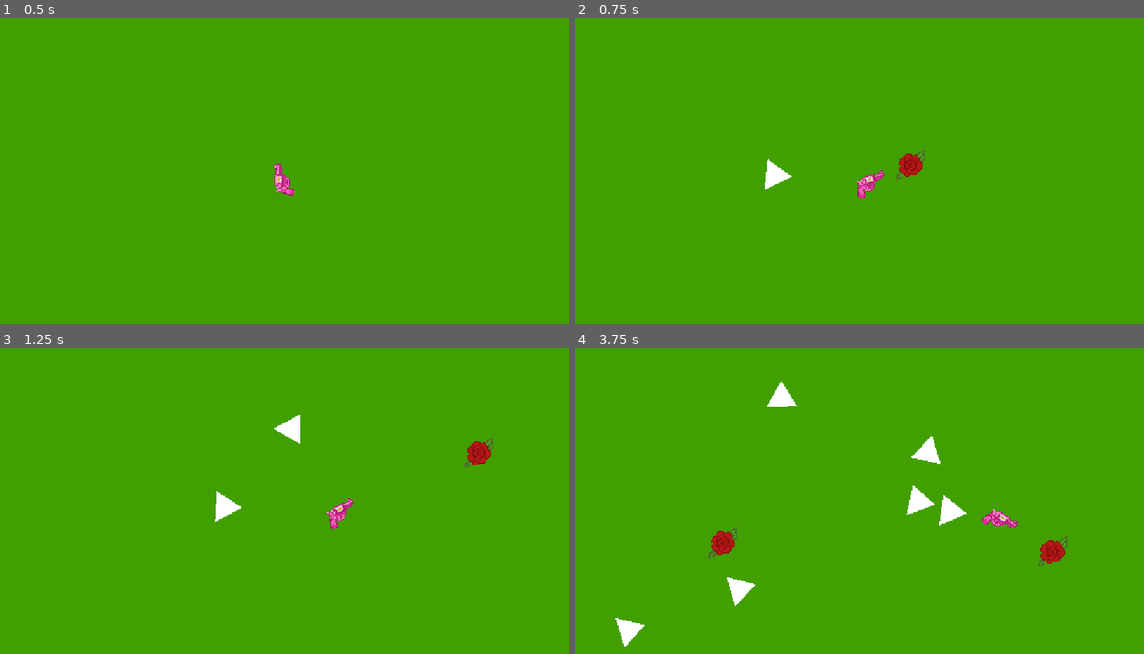
Above: before the commit, frames 1-4 (two rows, left to right).
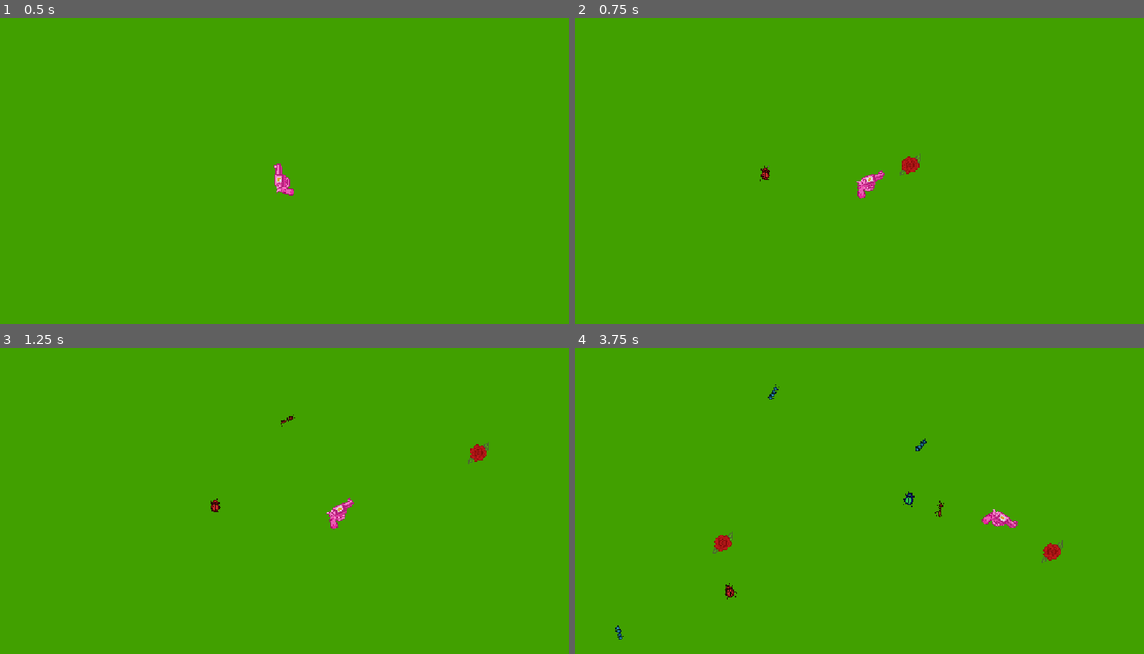
Above: after the commit, the same moments.

Repository: kazziecore/flower-shooter-game
Game: Godot game, scene res://scenes/game.tscn
The game is run twice, just before and just after one commit, with the same random seed, the same clock (stepped at 60 frames per second) and the same inputs.
Inputs (mouse positions are in pixels of both pictures, inside the frame that each line leads up to):
- Up to frame 1 (0.5 s): no input
- Up to frame 2 (0.75 s): tap Enter at 0.5 s; move the mouse to (984, 146) at 0.52 s; hold D (right) from 0.53 s (still down); click (984, 146) at 0.6 s
- Up to frame 3 (1.25 s): keep holding D (right)
- Up to frame 4 (3.75 s): move the mouse to (740, 510) at 1.27 s; release D (right) at 1.28 s; hold S (down) 1.28-2.03 s; click (740, 510) at 1.35 s; move the mouse to (916, 421) at 2.02 s; hold D (right) 2.03-2.78 s; click (916, 421) at 2.1 s; move the mouse to (831, 556) at 2.77 s; hold W (up) 2.78-3.53 s; click (831, 556) at 2.85 s; move the mouse to (1030, 540) at 3.52 s; hold A (left) from 3.53 s (still down); click (1030, 540) at 3.6 s

Frame 1 is identical in both runs. In frame 2, 0.5% of the frame differs, in the area x 32-62%, y 42-56%; in frame 3, 0.7%; in frame 4, 2.0%, in the area x 7-87%, y 11-98%.

Commit message:
randomised enemy sprites

Diff:
--- a/flower-shooter-game/scenes/bullet.tscn
+++ b/flower-shooter-game/scenes/bullet.tscn
@@ -15,7 +15,7 @@
 
 [node name="Sprite2D" type="Sprite2D" parent="."]
 texture_filter = 1
-scale = Vector2(1.945, 1.945)
+scale = Vector2(1.39, 1.39)
 texture = ExtResource("2_l5glv")
 region_enabled = true
 region_rect = Rect2(-0.930977, -1.1273, 32.5573, 32.7967)
--- a/flower-shooter-game/scenes/enemy.tscn
+++ b/flower-shooter-game/scenes/enemy.tscn
@@ -1,19 +1,24 @@
-[gd_scene load_steps=3 format=3 uid="uid://qiccrjsnkwl7"]
+[gd_scene load_steps=5 format=3 uid="uid://qiccrjsnkwl7"]
 
 [ext_resource type="Script" uid="uid://dtd5h5tic7gqn" path="res://scripts/enemy.gd" id="1_md0e3"]
+[ext_resource type="Texture2D" uid="uid://dp0oatq1da7pk" path="res://assets/BugSheet.png" id="2_4ra3w"]
+[ext_resource type="Script" uid="uid://b21d6xsc5e1mt" path="res://scenes/randomsprite.gd" id="3_5uy6h"]
 
 [sub_resource type="CircleShape2D" id="CircleShape2D_7p1mj"]
-radius = 18.0
+radius = 12.0416
 
 [node name="enemy" type="CharacterBody2D" groups=["enemies"]]
 script = ExtResource("1_md0e3")
 
-[node name="Polygon2D" type="Polygon2D" parent="."]
-position = Vector2(0, 2)
-scale = Vector2(0.912281, 0.75)
-texture_scale = Vector2(0.555, 0.555)
-polygon = PackedVector2Array(1, -43, 1.09615, 40, 58, -3)
+[node name="CollisionShape2D" type="CollisionShape2D" parent="."]
+position = Vector2(-1.24, 0)
+scale = Vector2(0.795, 0.795)
+shape = SubResource("CircleShape2D_7p1mj")
 
-[node name="CollisionShape2D" type="CollisionShape2D" parent="."]
-position = Vector2(19, 0)
-shape = SubResource("CircleShape2D_7p1mj")
+[node name="Sprite2D" type="Sprite2D" parent="."]
+texture_filter = 1
+position = Vector2(-1, -1)
+texture = ExtResource("2_4ra3w")
+region_enabled = true
+region_rect = Rect2(0, 0, 32, 32)
+script = ExtResource("3_5uy6h")
--- /dev/null
+++ b/flower-shooter-game/scenes/randomsprite.gd
@@ -0,0 +1,7 @@
+extends Sprite2D
+
+var frames = texture.get_width() / region_rect.size.x
+
+func _ready():
+	var random_index = randi_range(0, frames - 1)
+	region_rect.position.x = random_index * region_rect.size.x
Binary file added: flower-shooter-game/assets/BugSheet.png
Not shown, added: flower-shooter-game/assets/BugSheet.png.import
Binary file added: flower-shooter-game/assets/ant.png
Not shown, added: flower-shooter-game/assets/ant.png.import
Binary file added: flower-shooter-game/assets/beetle.png
Not shown, added: flower-shooter-game/assets/beetle.png.import
Binary file added: flower-shooter-game/assets/catterpillar.png
Not shown, added: flower-shooter-game/assets/catterpillar.png.import
Binary file added: flower-shooter-game/assets/ladybug.png
Not shown, added: flower-shooter-game/assets/ladybug.png.import
Not shown, added: flower-shooter-game/scenes/randomsprite.gd.uid
